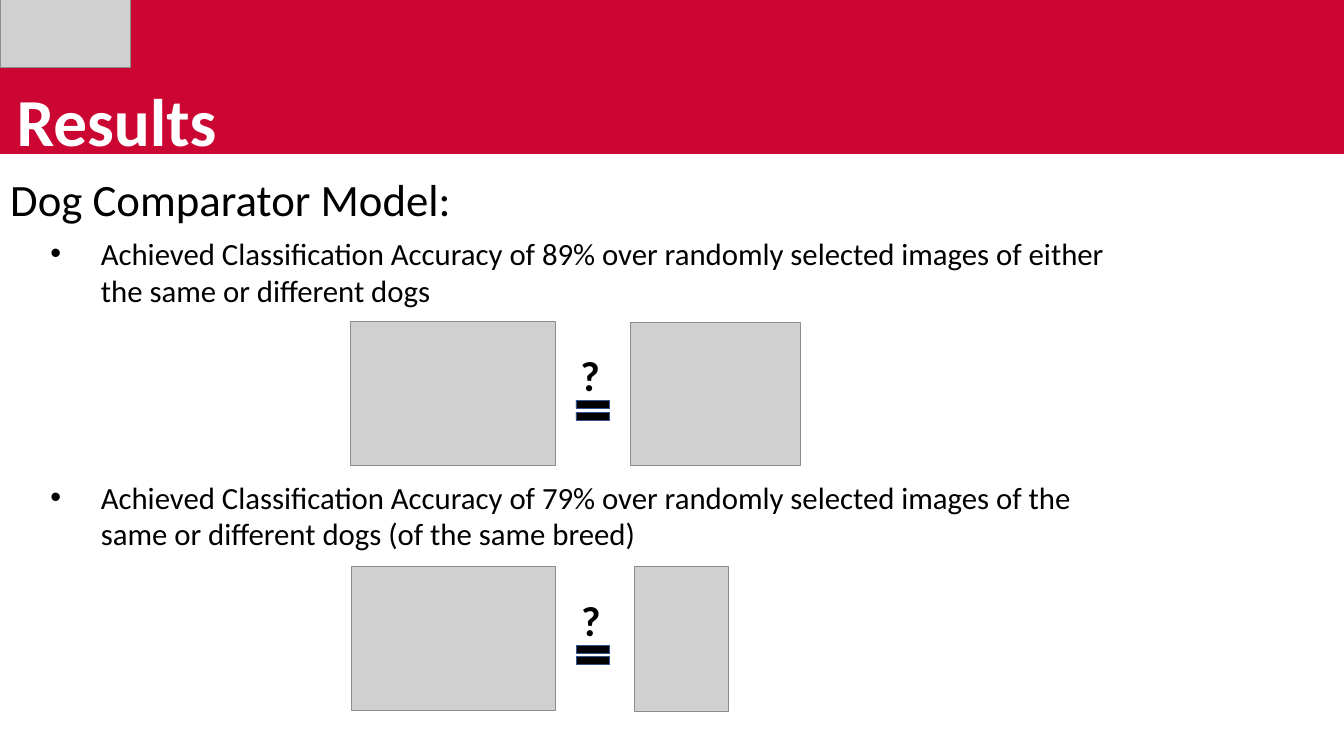
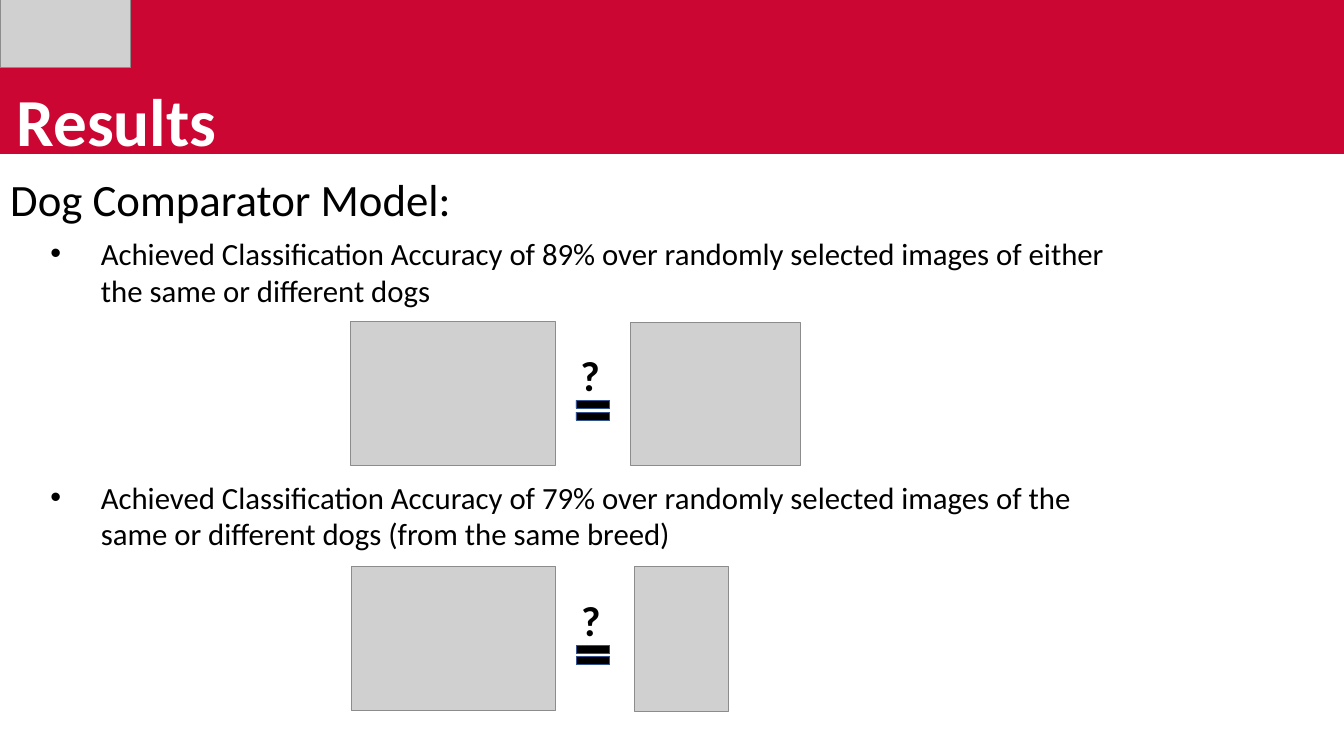
Before and after one commit to avickars/Dog-Application, a slide deck: slide 7 of final_presentation.pptx. Drawn at 1344x756 pixels with LibreOffice and Linux fonts; fonts in the diff are those of the drawing; grey boxes stand for pictures. Boxes give left, top, right and bottom in pixels: in the first picture for what was removed or moved away, otherwise in the second. Text is boxed around its words. In the diff, an @@ line names an element or a change of style, - is before the commit and + after.

```diff
--- a/final_presentation.pptx
+++ b/final_presentation.pptx
@@ text at [101, 487, 1071, 551]: text changed @@
-• Achieved Classification Accuracy of 79% over randomly selected images of the same or different dogs (of the same breed)
+• Achieved Classification Accuracy of 79% over randomly selected images of the same or different dogs (from the same breed)
```
Also in this commit, not shown: 2 other slides changed.
